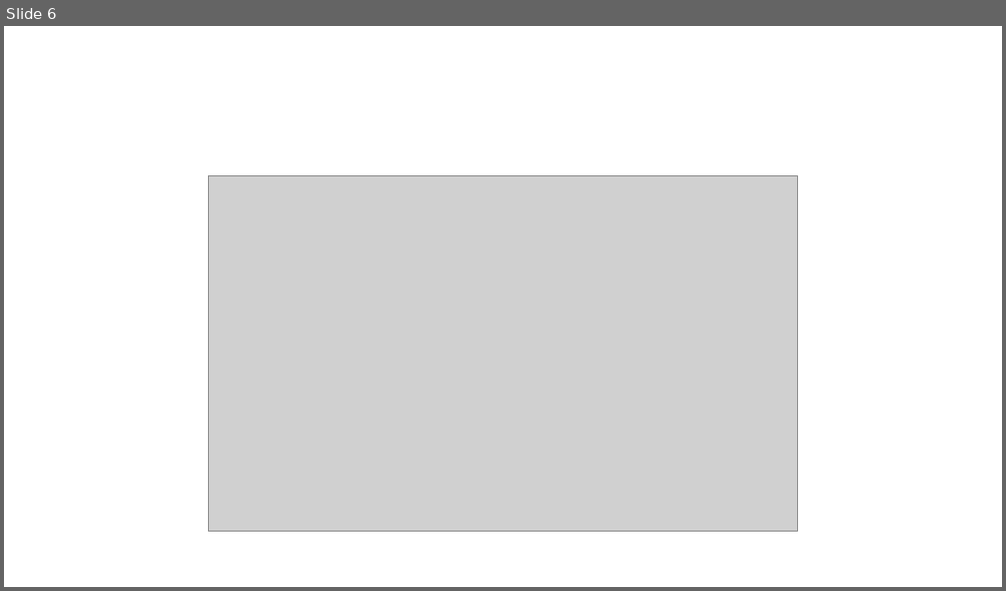
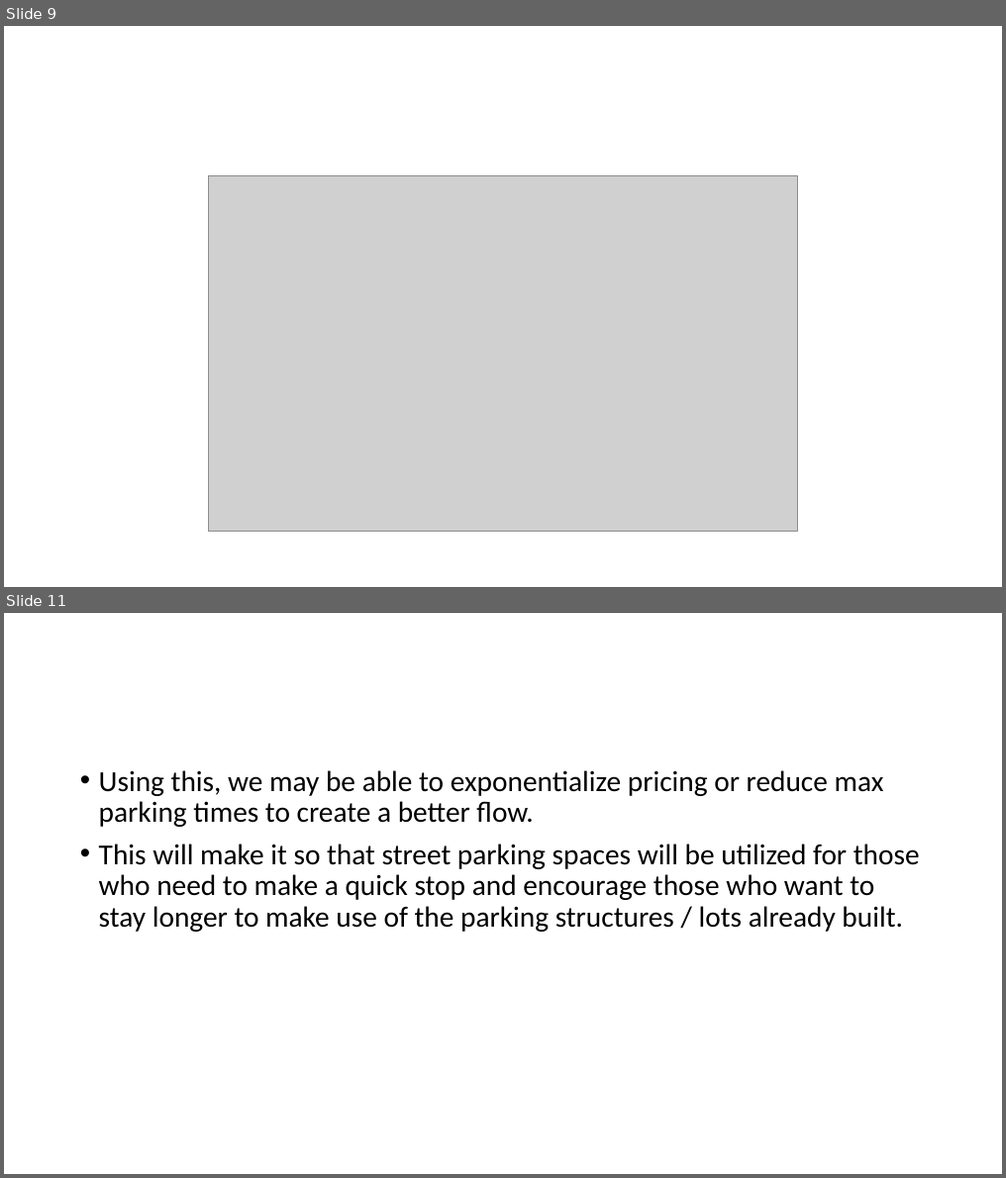
Before and after one commit to BigDataForSanDiego/2019-Team-101, a slide deck: Team World Wide.pptx. Shown one above the other, each under a label of ours: slide 6 before the commit, slides 9 and 11 after it; the slides between them are not shown. The pictures are 1006x591 and 1006x1178 pixels, drawn with LibreOffice and Linux fonts; fonts in the diff are those of the drawing; grey boxes stand for pictures. Boxes give left, top, right and bottom in pixels: in the first picture for what was removed or moved away, otherwise in the second. Text is boxed around its words. In the diff, an @@ line names an element or a change of style, - is before the commit and + after.

```diff
--- a/Team World Wide.pptx
+++ b/Team World Wide.pptx
@@ slide 11 added at bbox=[4, 613, 1002, 1174], background #FFFFFF @@
@@ text added at bbox=[99, 770, 920, 932], 28 pt, text #000000 @@
+• Using this, we may be able to exponentialize pricing or reduce max parking times to create a better flow.
+• This will make it so that street parking spaces will be utilized for those who need to make a quick stop and encourage those who want to stay longer to make use of the parking structures / lots already built.
@@ what was slide 6 is now slide 9 @@
```
Also in this commit, not shown: 4 slides changed, 3 other slides added.
